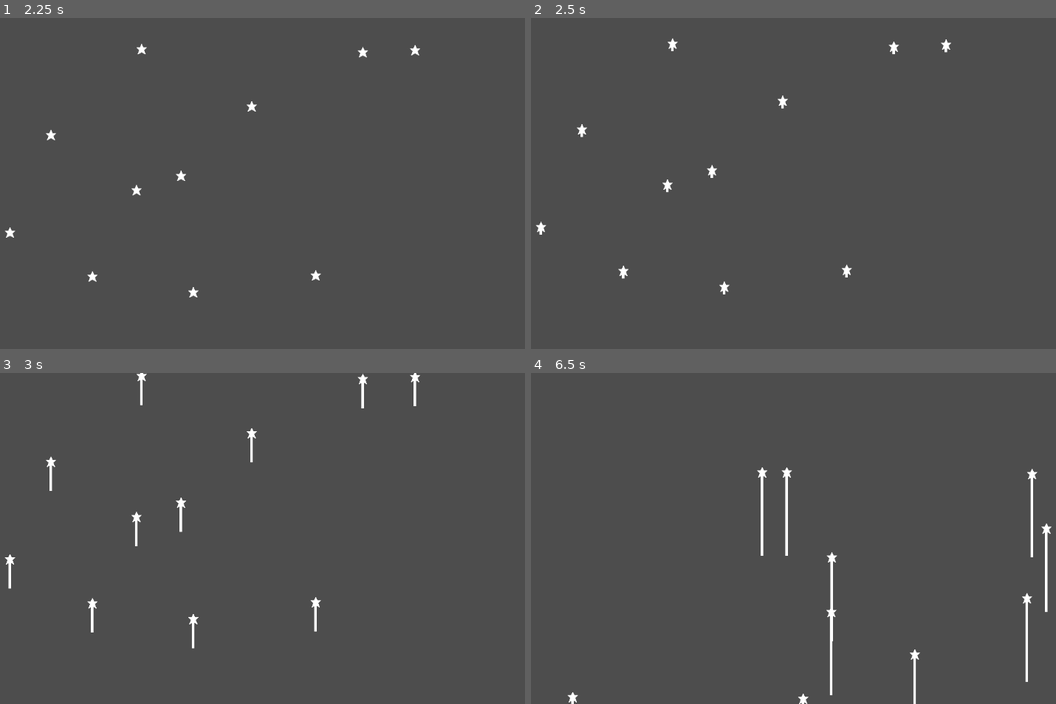
Above: before the commit, frames 1-4 (two rows, left to right).
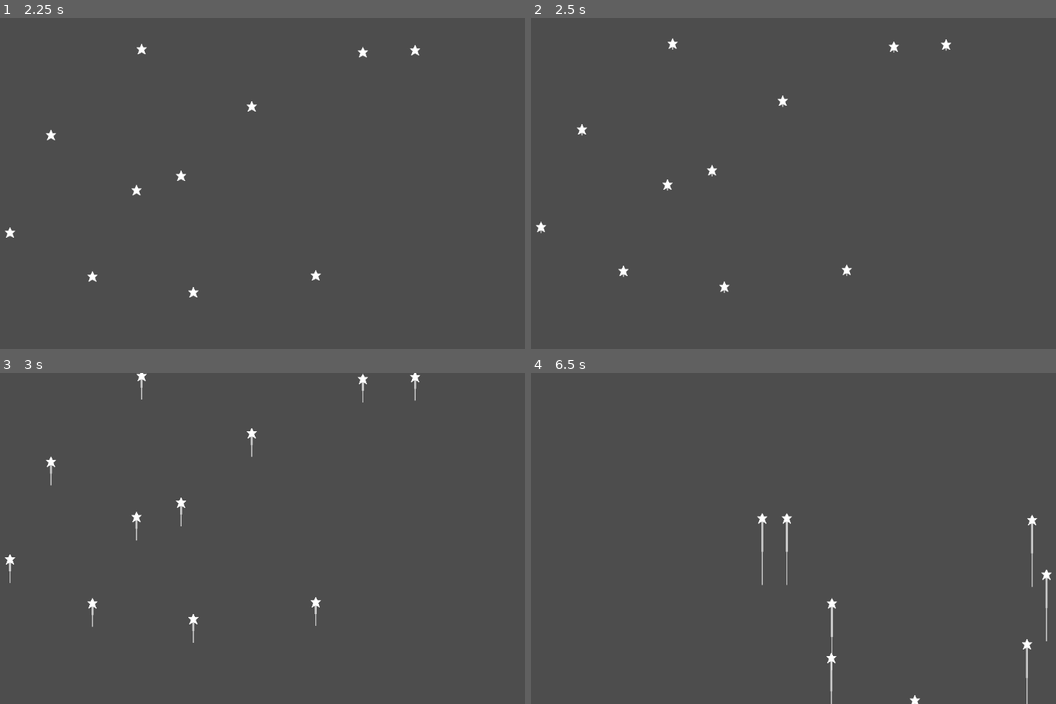
Above: after the commit, the same moments.

Repository: PuuKala/TrailTestGodot
Game: Godot game, scene res://MainScene.tscn
Two runs of this game, one before a commit and one after it. Both use one fixed random seed, a clock stepped at 60 frames per second and the inputs below.
Inputs:
- Up to frame 1 (2.25 s): tap Enter at 0.5, 2 s; tap Space at 1.25 s
- Up to frame 2 (2.5 s): no input
- Up to frame 3 (3 s): no input
- Up to frame 4 (6.5 s): no input

Frame 1 is identical in both runs. In frame 2, less than 0.1% of the frame differs, in the area x 1-80%, y 8-84%; in frame 3, 0.5%; in frame 4, 1.5%, in the area x 6-100%, y 28-100%.

Commit message:
Tweaked trail style and object respawn

Diff:
--- a/MainScene.tscn
+++ b/MainScene.tscn
@@ -1,9 +1,13 @@
-[gd_scene load_steps=5 format=3 uid="uid://co6m22w5iy0hx"]
+[gd_scene load_steps=6 format=3 uid="uid://co6m22w5iy0hx"]
 
 [ext_resource type="Script" path="res://MainScene.gd" id="1_21luh"]
 [ext_resource type="Texture2D" uid="uid://cnbx0gb83j43g" path="res://Sprites/star.png" id="1_csaaw"]
 [ext_resource type="Script" path="res://ZoomingStar.gd" id="2_1hamj"]
 [ext_resource type="Script" path="res://ZoomingTrail.gd" id="2_qrlq7"]
+
+[sub_resource type="Curve" id="Curve_4ib4p"]
+_data = [Vector2(0, 0), 0.0, 1.0, 0, 1, Vector2(1, 1), 1.0, 0.0, 1, 0]
+point_count = 2
 
 [node name="Node2D" type="Node2D"]
 script = ExtResource("1_21luh")
@@ -17,6 +21,8 @@
 [node name="Trail" type="Line2D" parent="ZoomingStar"]
 position = Vector2(-50, -50)
 width = 5.0
+width_curve = SubResource("Curve_4ib4p")
+default_color = Color(1, 1, 1, 0.690196)
 script = ExtResource("2_qrlq7")
 targetPath = NodePath("..")
 trailLenght = 50
--- a/ZoomingStar.gd
+++ b/ZoomingStar.gd
@@ -52,12 +52,12 @@
 	if direction > 0:
 		if position.y > get_viewport_rect().size.y + speed:
 			get_node("Trail").clear_points()
-			position.y = - 10
+			position.y = -speed / 2
 			position.x = randi_range(0, get_viewport_rect().size.x)
 	else:
 		if position.y < -speed:
 			get_node("Trail").clear_points()
-			position.y = get_viewport_rect().size.y + 10
+			position.y = get_viewport_rect().size.y + (speed / 2)
 			position.x = randi_range(0, get_viewport_rect().size.x)
 
 
